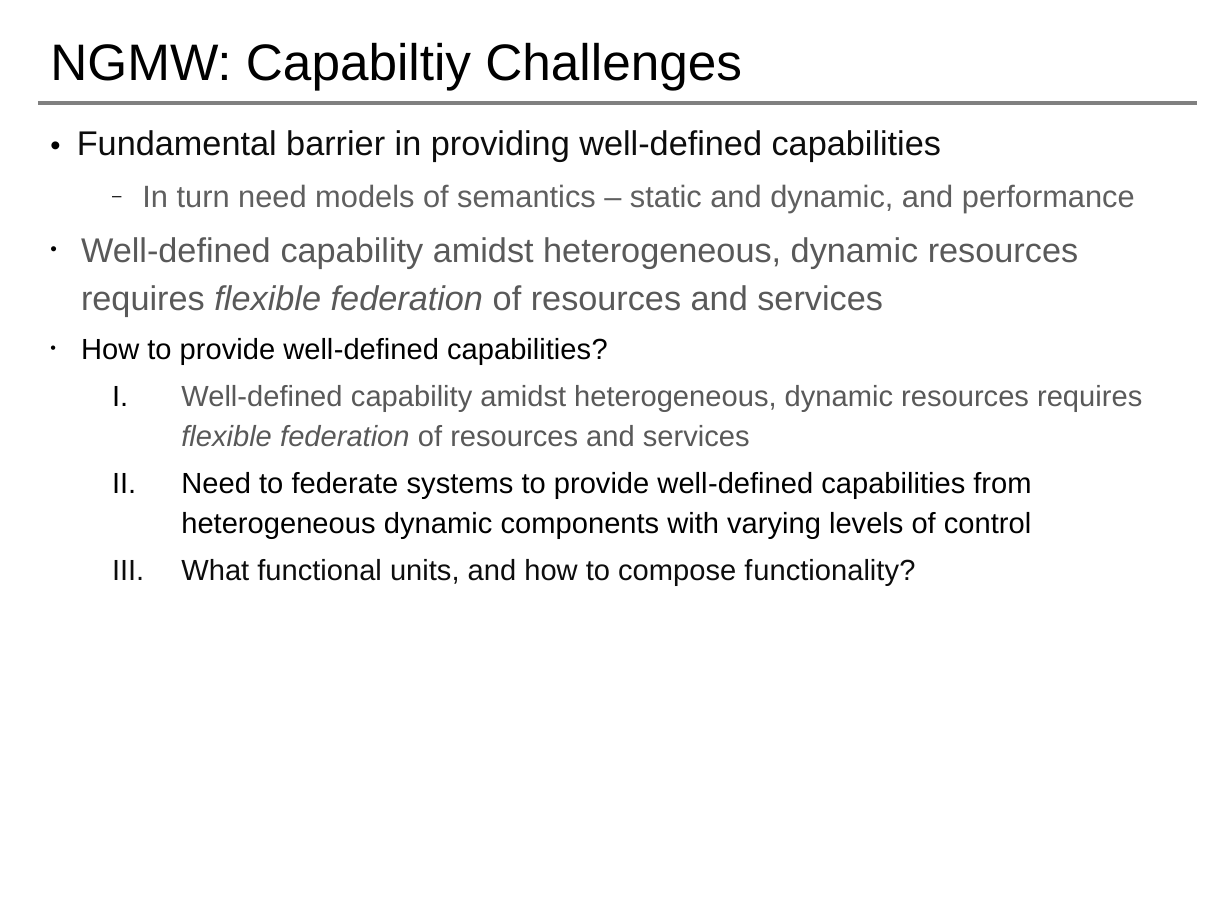
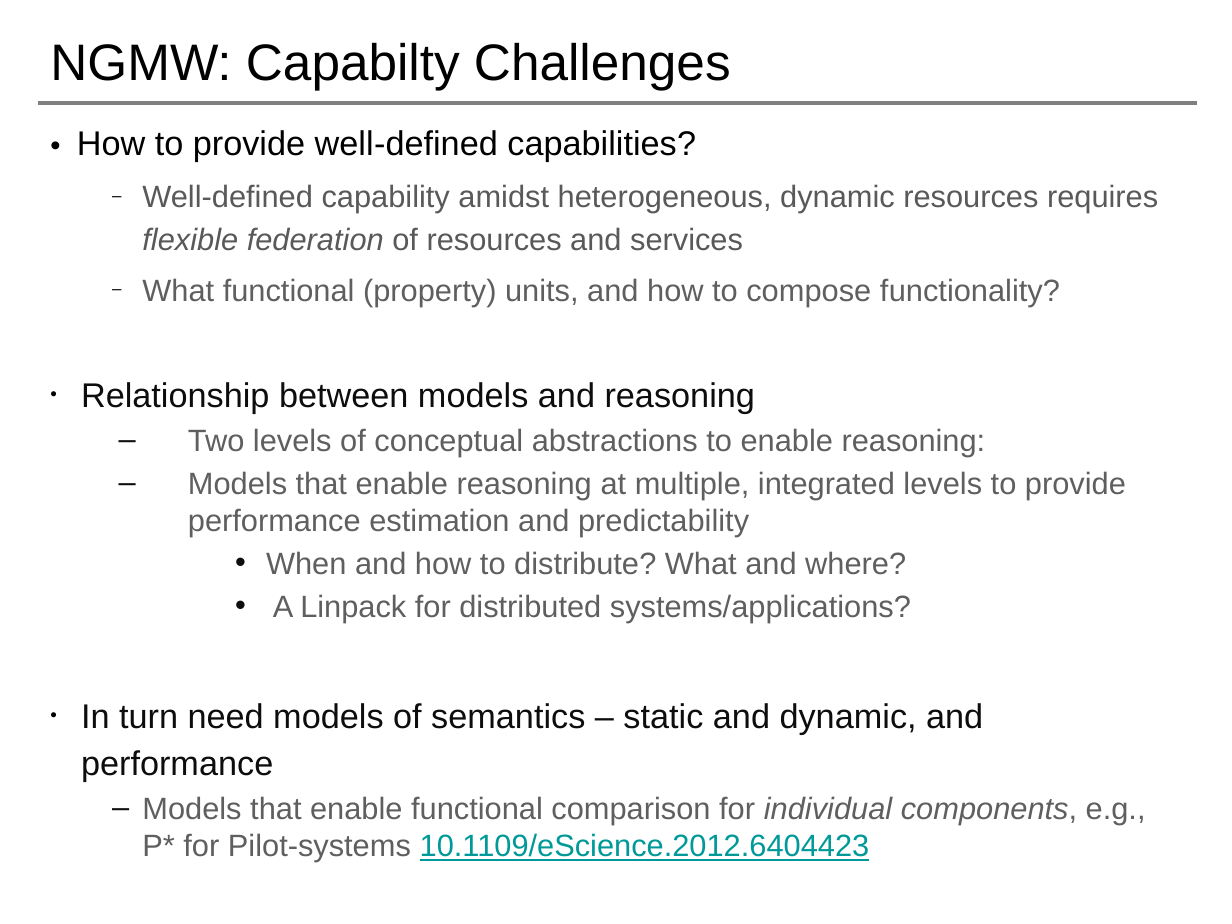
Before and after one commit to saga-project/NGMW, a slide deck: slide 9 of presentations/radical-modsim.pptx. Drawn at 1232x924 pixels with LibreOffice and Linux fonts; fonts in the diff are those of the drawing; background and template pictures are left out. Boxes give left, top, right and bottom in pixels: in the first picture for what was removed or moved away, otherwise in the second. Text is boxed around its words. In the diff, an @@ line names an element or a change of style, - is before the commit and + after.

```diff
--- a/presentations/radical-modsim.pptx
+++ b/presentations/radical-modsim.pptx
@@ title at box(50, 42, 731, 90): text changed @@
-NGMW: Capabiltiy Challenges
+NGMW: Capabilty Challenges
@@ text at box(77, 130, 1158, 623): text changed; size 20 to 18 pt; text colour #0D0D0D to #5F5F5F @@
-• Fundamental barrier in providing well-defined capabilities
+• How to provide well-defined capabilities?
+  – Well-defined capability amidst heterogeneous, dynamic resources requires flexible federation of resources and services
+  – What functional (property) units, and how to compose functionality?
+• Relationship between models and reasoning
+  – Two levels of conceptual abstractions to enable reasoning:
+  – Models that enable reasoning at multiple, integrated levels to provide performance estimation and predictability
+      • When and how to distribute? What and where?
+      • A Linpack for distributed systems/applications?
@@ text at box(81, 703, 983, 782): size 18 to 20 pt, text colour #5F5F5F to #0D0D0D in "In turn need models of semantics – ..."; bullet – to •; list level 2 to 1 in "In turn need models of ..." @@
@@ text at box(142, 796, 1146, 861): text changed; size 17 to 18 pt; text colour #595959 to #5F5F5F @@
-• Well-defined capability amidst heterogeneous, dynamic resources requires flexible federation of resources and services
-• How to provide well-defined capabilities?
-I. Well-defined capability amidst heterogeneous, dynamic resources requires flexible federation of resources and services
-II. Need to federate systems to provide well-defined capabilities from heterogeneous dynamic components with varying levels of control
-III. What functional units, and how to compose functionality?
+  – Models that enable functional comparison for individual components, e.g., P* for Pilot-systems 10.1109/eScience.2012.6404423
```
Also in this commit, not shown: 6 other slides changed, 3 slides added, 1 other file.
